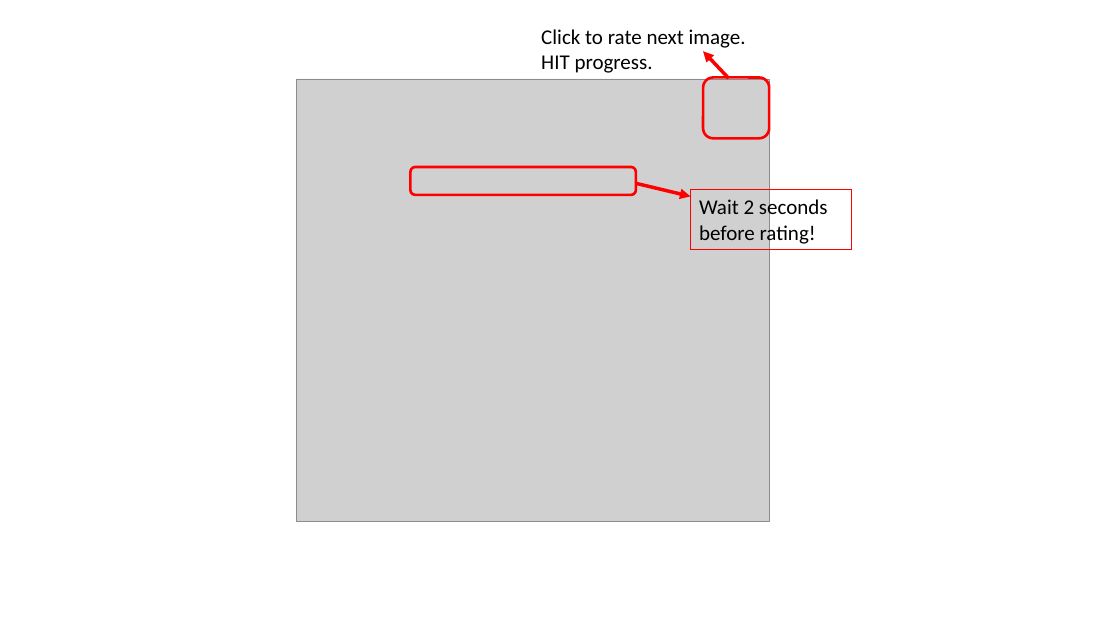
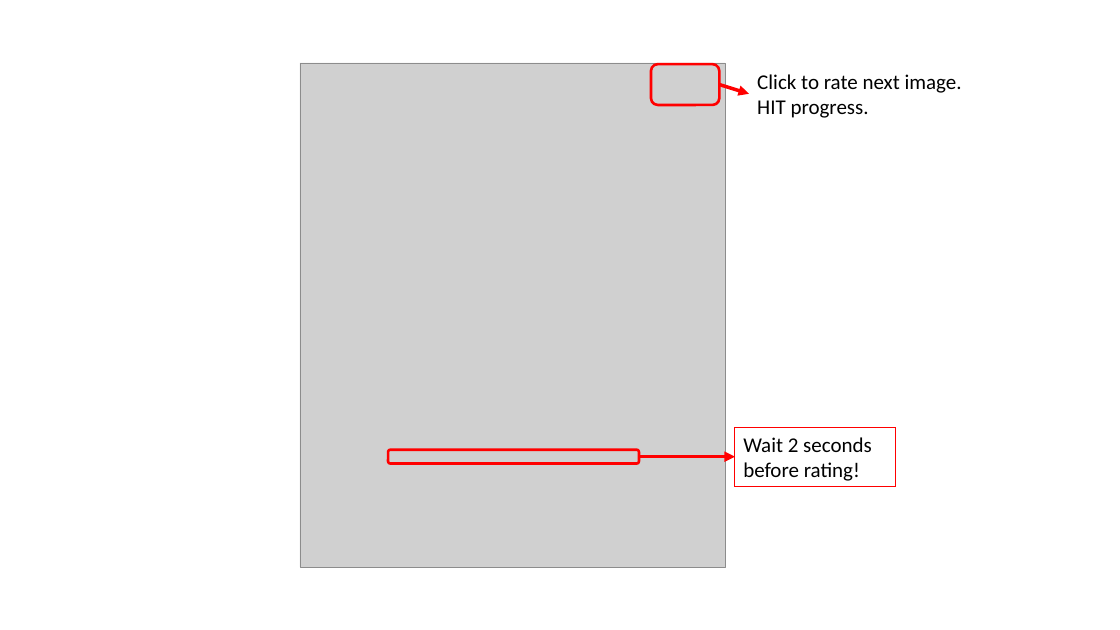
Before and after one commit to SinaMohseni/Text-classification-explanation-evaluation, a slide deck: slide 3 of user-study/instructions/Instructions.pptx. Drawn at 1120x630 pixels with LibreOffice and Linux fonts; fonts in the diff are those of the drawing; grey boxes stand for pictures. Boxes give left, top, right and bottom in pixels: in the first picture for what was removed or moved away, otherwise in the second. Text is boxed around its words. In the diff, an @@ line names an element or a change of style, - is before the commit and + after.

Commit message:
updating Instruction images

```diff
--- a/user-study/instructions/Instructions.pptx
+++ b/user-study/instructions/Instructions.pptx
@@ picture: place and size @@
-picture at [297, 79, 769, 522]
+picture at [300, 63, 725, 567]
@@ rounded rectangle: place and size @@
-rounded rectangle at [703, 77, 770, 138]
+rounded rectangle at [651, 64, 719, 105]
@@ arrow moved from (729, 78) - (703, 51) to (719, 85) - (749, 94) @@
@@ text "Click to rate next image.": place and size @@
-text "Click to rate next image." at [541, 29, 746, 73]
+text "Click to rate next image." at [757, 74, 962, 118]
@@ arrow removed from (636, 183) to (691, 197) @@
@@ rectangle "Wait 2 seconds before rating!": place and size @@
-rectangle "Wait 2 seconds before rating!" at [691, 190, 851, 250]
+rectangle "Wait 2 seconds before rating!" at [735, 427, 896, 486]
@@ rounded rectangle: place and size @@
-rounded rectangle at [411, 167, 636, 195]
+rounded rectangle at [388, 450, 639, 463]
@@ arrow added from (639, 457) to (735, 457), #FF0000 3 pt @@
```
Also in this commit, not shown: 6 other slides changed, 16 other files.
